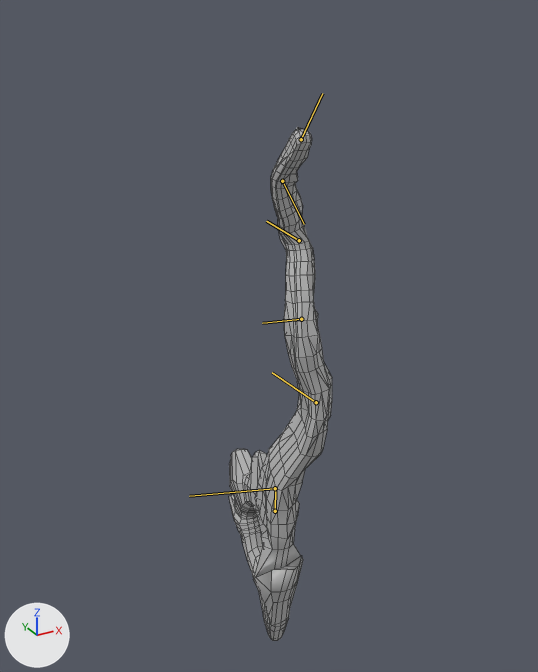
The FBX model 3D Game/Assets/Boss_whit_long_schlong.fbx: old version first, new version second.
One viewpoint serves both versions: a camera (50 mm lens) standing at (-3.52, -6.56, 7.69) and looking at (0.06, -0.05, 4.43). The lights are fixed; the arrows at lower left show +X, +Y and +Z. Both versions are drawn at frame 1 of the action 'Take 001'; the numbers are the values there. The bones that bend it are drawn over the model as lines. Mesh edges are drawn as thin lines.
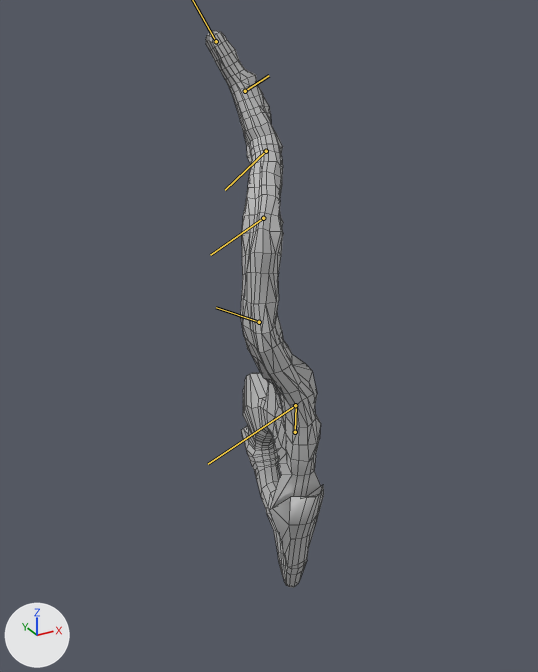
Boxes (x1, y1, x2, y2) around the edits, measured in the pictures (538 x 672 px):
'pTorus1', posed (14% wider, 8% taller)
    before: (229, 127, 332, 641)
    after: (206, 30, 324, 587)
bone 'head', root to tip
    before: (275, 511) to (275, 488)
    after: (295, 432) to (296, 405)
bone 'joint1', root to tip
    before: (275, 488) to (189, 496)
    after: (295, 405) to (208, 464)
bone 'joint2', root to tip
    before: (316, 402) to (272, 372)
    after: (259, 322) to (216, 307)
bone 'joint3', root to tip
    before: (301, 319) to (262, 323)
    after: (263, 218) to (210, 255)
bone 'joint4', root to tip
    before: (299, 240) to (266, 221)
    after: (266, 151) to (225, 190)
bone 'joint5', root to tip
    before: (282, 181) to (304, 224)
    after: (245, 91) to (269, 75)

The edits, one by one:
Bone 'head' (bone_head) moves from (0.0, 0.0, 0.0) to (0.4, 126.8, 40.8).
Bone 'head' (bone_head) turns from (0, 0, 0) to (-2, 0, -2) degrees about its own x, y and z.
Bone 'joint1' (bone_joint1) turns from (0, -16, -14) to (-1, 0, 24) degrees about its own x, y and z.
Bone 'joint1' (bone_joint1) is rescaled from (1.2, 1.0, 1.19) to (1.0, 1.0, 1.0).
Bone 'joint2' (bone_joint2) turns from (-2, -23, 23) to (6, 29, 13) degrees about its own x, y and z.
Bone 'joint3' (bone_joint3) turns from (8, 19, 18) to (14, 16, 31) degrees about its own x, y and z.
Bone 'joint3' (bone_joint3) is rescaled from (1.0, 1.0, 1.0) to (1.0, 1.1, 1.1).
Bone 'joint4' (bone_joint4) turns from (2, -31, -28) to (-5, -25, 1) degrees about its own x, y and z.
Bone 'joint4' (bone_joint4) is rescaled from (1.0, 1.0, 1.0) to (1.0, 1.18, 1.18).
Bone 'joint5' (bone_joint5) turns from (-13, -17, 35) to (-14, 27, 14) degrees about its own x, y and z.
